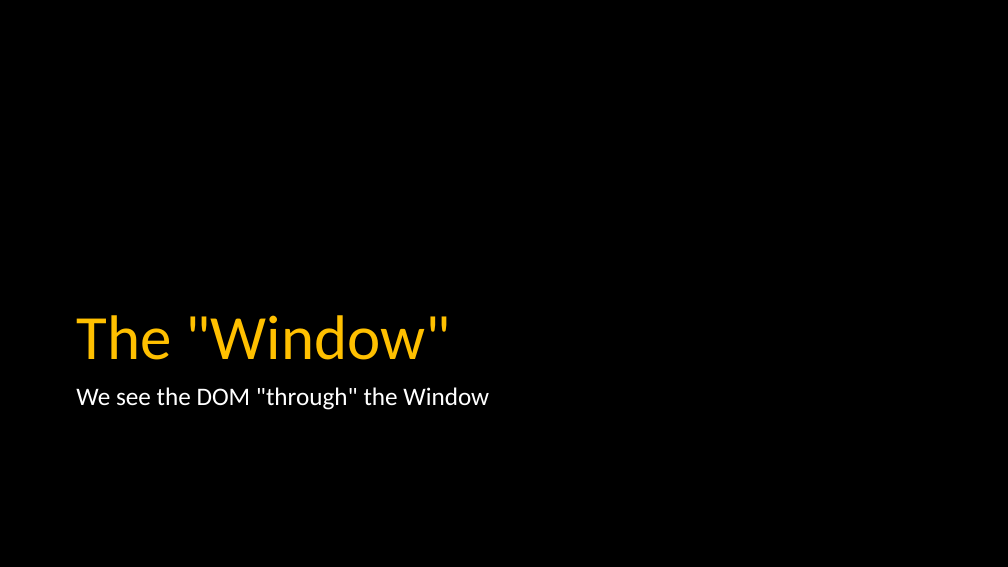
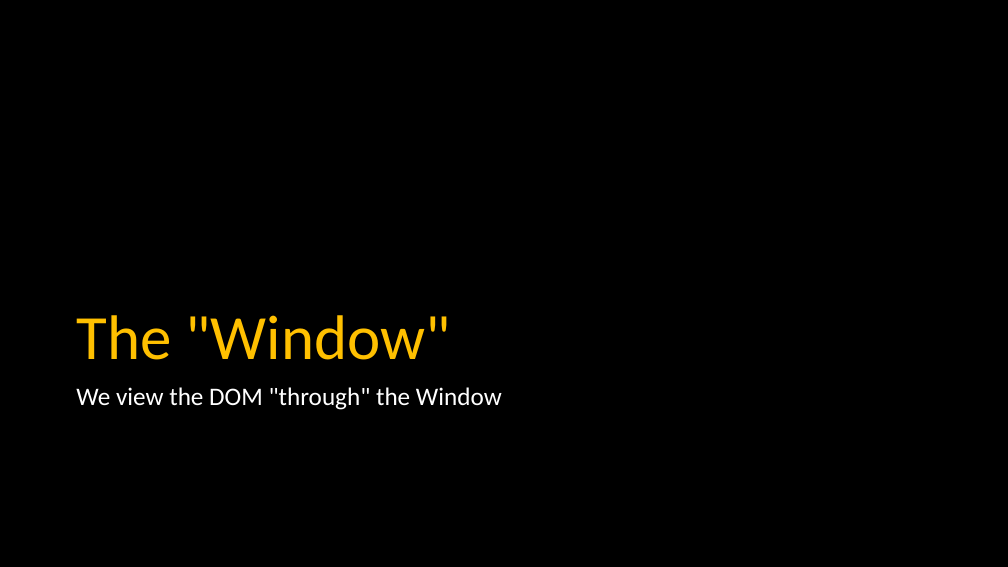
Before and after one commit to csev/dj4e, a slide deck: slide 12 of lectures/JS-03-Browser.pptx. Drawn at 1008x567 pixels with LibreOffice and Linux fonts; fonts in the diff are those of the drawing. Boxes give left, top, right and bottom in pixels: in the first picture for what was removed or moved away, otherwise in the second. Text is boxed around its words. In the diff, an @@ line names an element or a change of style, - is before the commit and + after.

```diff
--- a/lectures/JS-03-Browser.pptx
+++ b/lectures/JS-03-Browser.pptx
@@ text at (x1=76, y1=387, x2=502, y2=410): text changed @@
-We see the DOM "through" the Window
+We view the DOM "through" the Window
```
Also in this commit, not shown: 5 other slides changed, 1 slide added, 2 other files.
